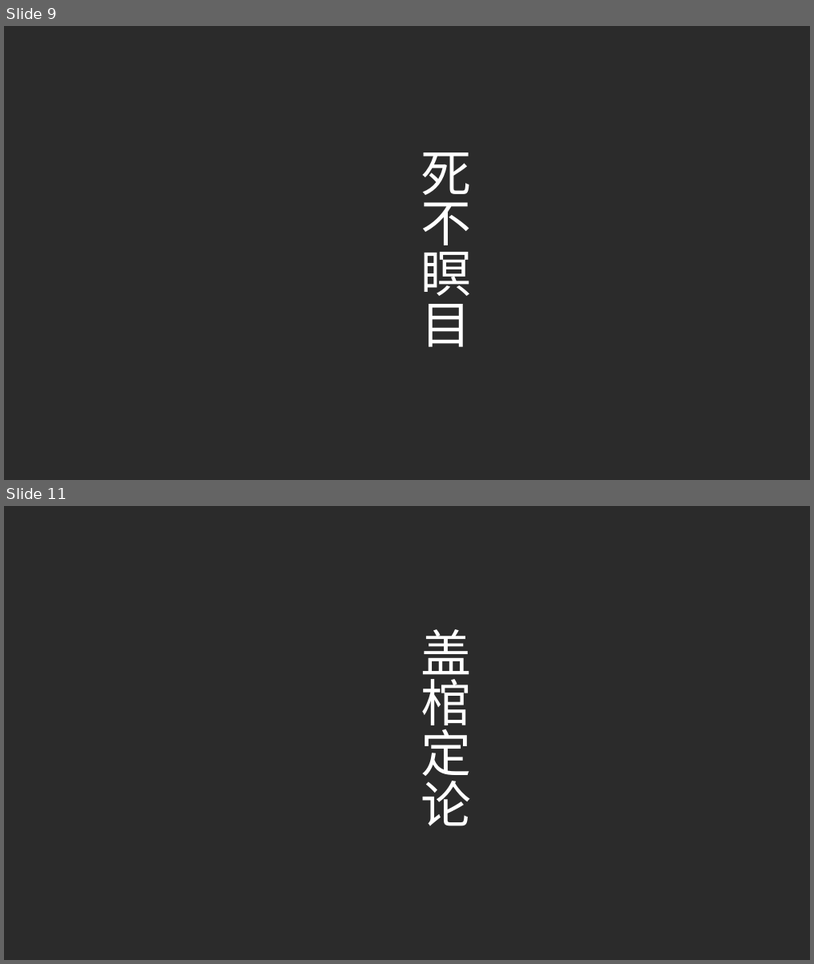
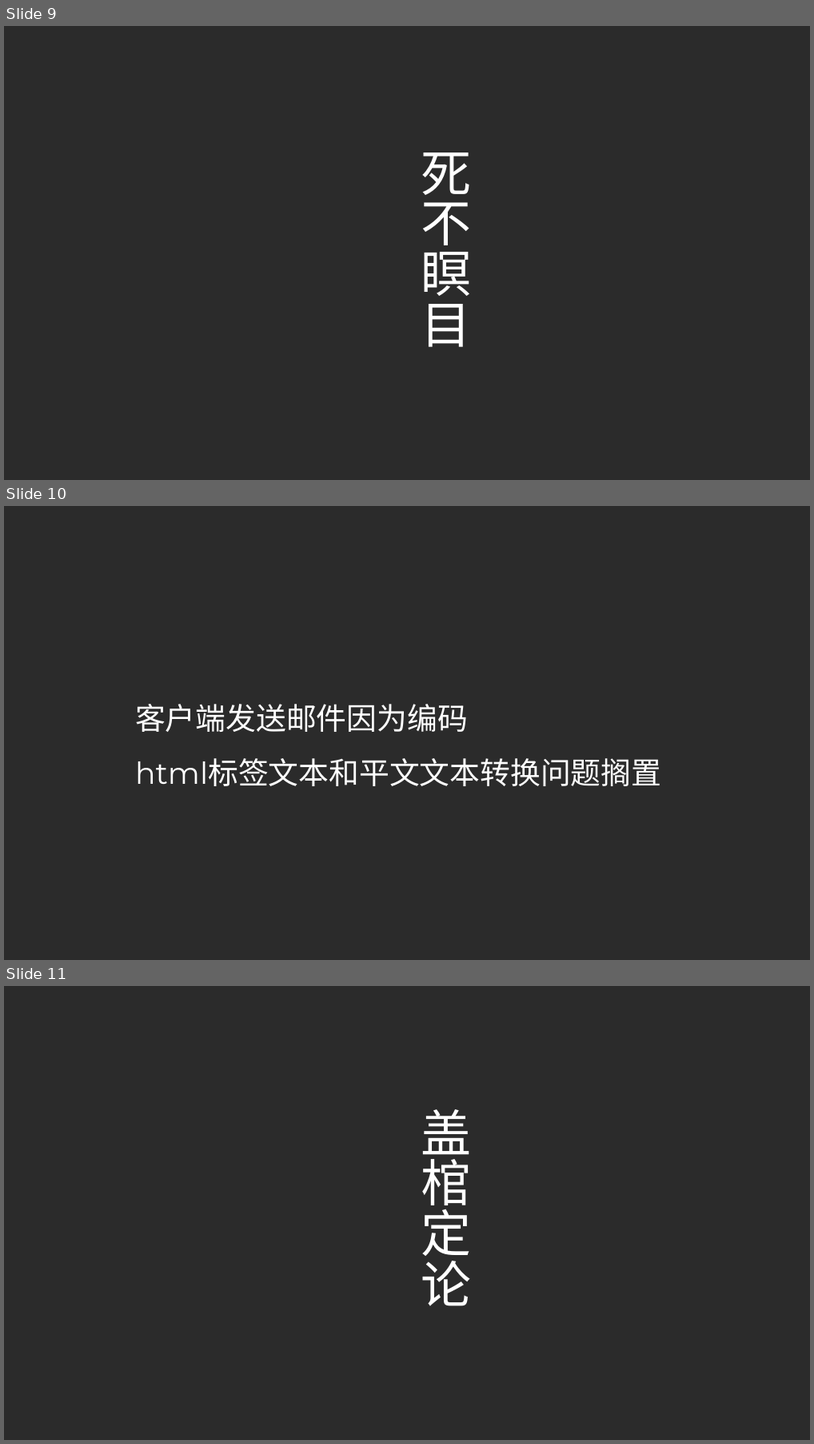
Before and after one commit to HeavySE/SE-lab, a slide deck: 软件工程Lab1.pptx. Shown one above the other, each under a label of ours: slides 9 and 11 before the commit, slides 9, 10 and 11 after it; the slides between them are not shown. The pictures are 814x964 and 814x1444 pixels, drawn with LibreOffice and Linux fonts; fonts in the diff are those of the drawing; background and template pictures are left out; a plain dark background stands for a picture behind light text. Boxes give left, top, right and bottom in pixels: in the first picture for what was removed or moved away, otherwise in the second. Text is boxed around its words. In the diff, an @@ line names an element or a change of style, - is before the commit and + after.

```diff
--- a/软件工程Lab1.pptx
+++ b/软件工程Lab1.pptx
@@ slide 10 added at <box>4,506,810,960</box>, background picture (left out) @@
@@ title added at <box>135,704,662,786</box>, 36 pt, text #FFFFFF @@
+客户端发送邮件因为编码
+html标签文本和平文文本转换问题搁置
```
Also in this commit, not shown: 2 other slides added, 3 slides removed.
